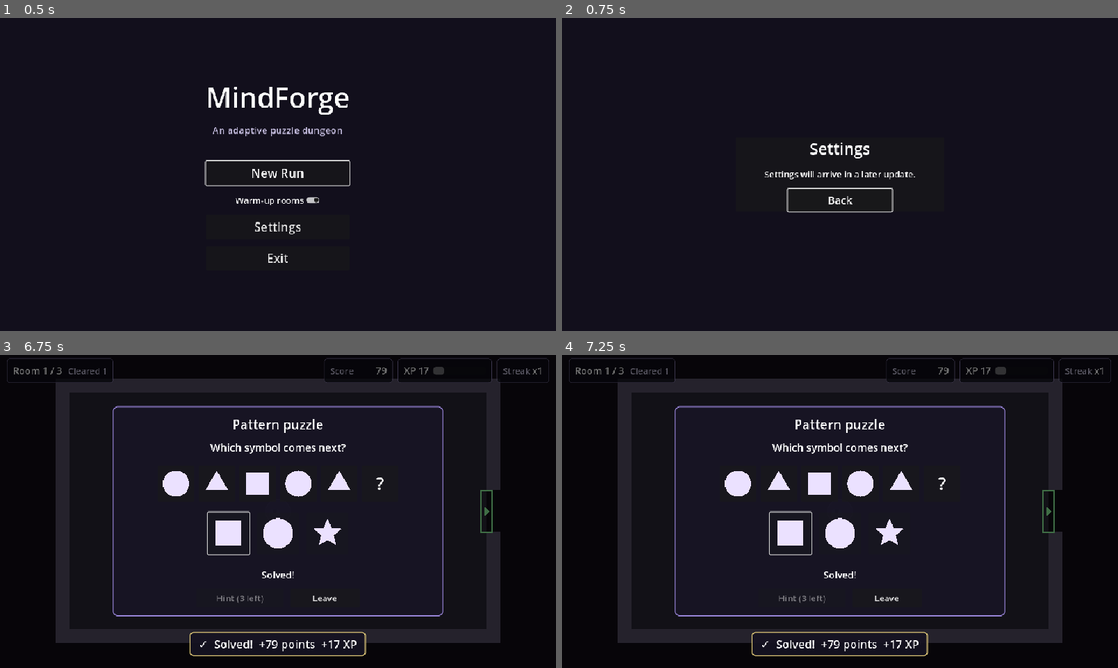
Above: before the commit, frames 1-4 (two rows, left to right).
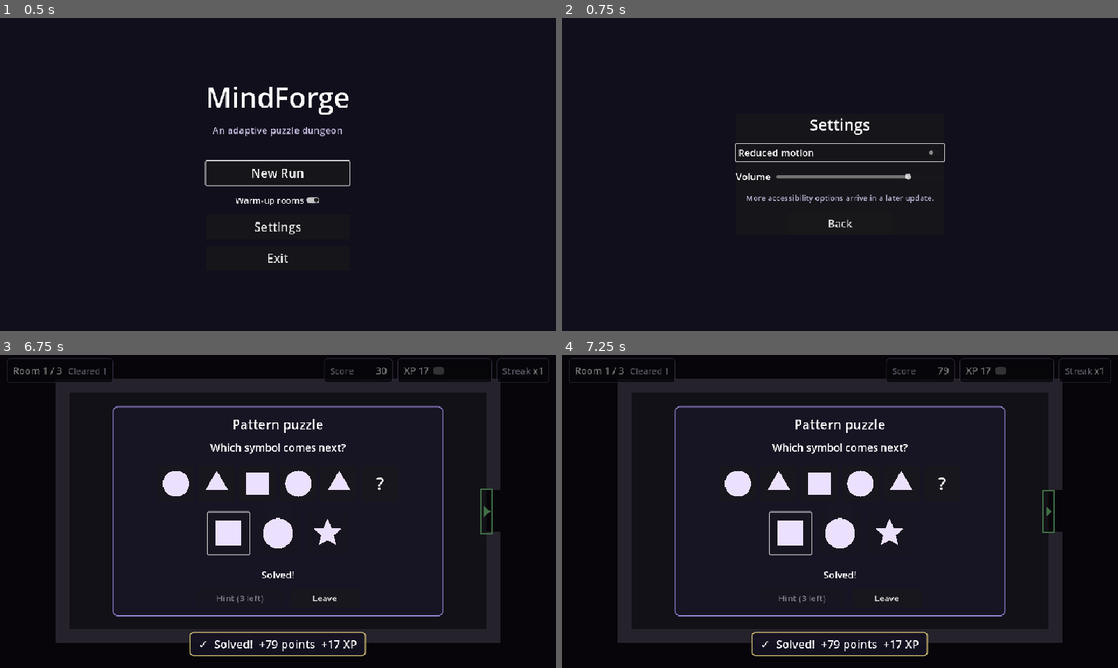
Above: after the commit, the same moments.

Repository: M-Mashreghi/MindForge
Game: Godot game, scene res://game/scenes/main/main.tscn
Same seed, same stepped clock (60 frames per second), same inputs: the game is played once before the commit and once after it.
Inputs (mouse positions are in pixels of both pictures, inside the frame that each line leads up to):
- Up to frame 1 (0.5 s): no input
- Up to frame 2 (0.75 s): click "Settings" at 0.5 s
- Up to frame 3 (6.75 s): click "Back" at 1.25 s; click "New Run" at 2 s; tap Enter at 2.75 s; hold D (move_right) 2.78-3.53 s; hold E (interact) 2.78-3.53 s; hold S (move_down) 3.53-4.28 s; tap E (interact) at 3.6, 5.1 s; hold D (move_right) 4.28-5.03 s; hold E (interact) 4.28-5.03 s; hold W (move_up) 5.03-5.78 s; hold A (move_left) 5.78-6.5 s; hold E (interact) 5.78-6.5 s; click (227, 533) at 6.52 s
- Up to frame 4 (7.25 s): no input

Frame 1 is identical in both runs. In frame 2, 1.8% of the frame differs, in the area x 31-69%, y 32-67%; in frame 3, 0.1%; in frame 4, nothing differs.

Commit message:
task(4.8): add central audio and animation feedback hooks
- Feedback autoload plays sounds for feedback events, transitions,
  doors, UI and score ticks; pulse/count-up animation helpers
- placeholder tones generated in code; no third-party assets
- master volume setting drives the Master bus; reduced motion
  skips animations
- settings panel with reduced motion and volume controls

Co-Authored-By: Claude Opus 5.5 (1M context) <noreply@anthropic.com>

Diff:
--- /dev/null
+++ b/game/autoload/feedback.gd
@@ -0,0 +1,137 @@
+extends Node
+## Central audio/animation feedback hooks.
+##
+## Sounds: every EventBus.feedback_requested kind (and `play()` calls for
+## transitions, doors and UI) maps to a short placeholder tone that is
+## generated in code at startup, so no third-party audio is shipped.
+## Volume follows the player's `master_volume` setting on the Master bus.
+## Animations: `pulse()` and `count_up()` are the only motion helpers; with
+## the `reduced_motion` setting they skip the motion and apply the final
+## state immediately.
+
+const SAMPLE_RATE := 22050
+const SFX_BUS := &"SFX"
+
+## kind -> list of [frequency Hz, duration s] notes played back to back
+## (frequency 0 = short noise burst).
+const SOUND_SPECS := {
+	&"puzzle_success": [[660.0, 0.08], [990.0, 0.14]],
+	&"puzzle_retry": [[440.0, 0.1]],
+	&"puzzle_failure": [[300.0, 0.12], [220.0, 0.2]],
+	&"hint_used": [[880.0, 0.06]],
+	&"room_completed": [[523.0, 0.08], [659.0, 0.08], [784.0, 0.18]],
+	&"room_transition": [[0.0, 0.18]],
+	&"door_open": [[196.0, 0.1], [294.0, 0.12]],
+	&"ui_click": [[1200.0, 0.03]],
+	&"score_tick": [[1500.0, 0.025]],
+}
+
+var sounds: Dictionary = {}
+var last_played: StringName = &""
+var _players: Array[AudioStreamPlayer] = []
+var _next_player := 0
+
+
+func _ready() -> void:
+	process_mode = Node.PROCESS_MODE_ALWAYS
+	_ensure_bus()
+	for kind in SOUND_SPECS:
+		sounds[kind] = _synthesize(SOUND_SPECS[kind])
+	for i in 4:
+		var player := AudioStreamPlayer.new()
+		player.bus = SFX_BUS
+		add_child(player)
+		_players.append(player)
+	EventBus.feedback_requested.connect(func(kind, _data): play(kind))
+	EventBus.profile_changed.connect(func(_id): apply_volume())
+	apply_volume()
+
+
+## Stop playback before the tree goes away so no playback outlives its player.
+func _exit_tree() -> void:
+	for player in _players:
+		player.stop()
+		player.stream = null
+	sounds.clear()
+
+
+## Plays the placeholder sound for `kind`. Returns false for unknown kinds.
+func play(kind: StringName) -> bool:
+	if not sounds.has(kind):
+		return false
+	var player := _players[_next_player]
+	_next_player = (_next_player + 1) % _players.size()
+	player.stream = sounds[kind]
+	player.play()
+	last_played = kind
+	return true
+
+
+## Applies the master volume setting (0..1) to the Master bus; 0 mutes.
+func apply_volume() -> void:
+	var volume := clampf(float(PlayerProfile.setting("master_volume")), 0.0, 1.0)
+	AudioServer.set_bus_mute(0, volume <= 0.001)
+	AudioServer.set_bus_volume_db(0, linear_to_db(maxf(volume, 0.001)))
+
+
+func motion_enabled() -> bool:
+	return not PlayerProfile.reduced_motion()
+
+
+## Small scale pulse on `node` (a Control or Node2D). Returns the tween, or
+## null when reduced motion is on (nothing moves).
+func pulse(node: CanvasItem, strength: float = 0.12) -> Tween:
+	if not motion_enabled() or node == null:
+		return null
+	if node is Control:
+		(node as Control).pivot_offset = (node as Control).size / 2.0
+	var tween := node.create_tween()
+	tween.tween_property(node, "scale", Vector2.ONE * (1.0 + strength), 0.08)
+	tween.tween_property(node, "scale", Vector2.ONE, 0.12)
+	return tween
+
+
+## Counts a label's number from `from` to `to` using `fmt` (e.g. "%d").
+## With reduced motion the final value is shown at once.
+func count_up(label: Label, from: int, to: int, fmt: String = "%d", seconds: float = 0.4) -> Tween:
+	if label == null:
+		return null
+	if not motion_enabled() or from == to:
+		label.text = fmt % to
+		return null
+	var tween := label.create_tween()
+	tween.tween_method(func(v: float): label.text = fmt % roundi(v), float(from), float(to), seconds)
+	return tween
+
+
+func _ensure_bus() -> void:
+	if AudioServer.get_bus_index(SFX_BUS) != -1:
+		return
+	AudioServer.add_bus()
+	var index := AudioServer.bus_count - 1
+	AudioServer.set_bus_name(index, SFX_BUS)
+	AudioServer.set_bus_send(index, &"Master")
+
+
+## Generates a 16-bit mono WAV from note specs: sine tones (or a noise
+## burst for frequency 0) with a short fade in/out to avoid clicks.
+static func _synthesize(notes: Array) -> AudioStreamWAV:
+	var data := PackedByteArray()
+	var noise := RandomNumberGenerator.new()
+	noise.seed = 1
+	for note in notes:
+		var freq: float = note[0]
+		var count := int(SAMPLE_RATE * float(note[1]))
+		for i in count:
+			var t := float(i) / SAMPLE_RATE
+			var env := minf(1.0, minf(i / (SAMPLE_RATE * 0.005), (count - i) / (SAMPLE_RATE * 0.02)))
+			var v := (noise.randf_range(-1.0, 1.0) * 0.5) if freq <= 0.0 else sin(TAU * freq * t)
+			var sample := int(clampf(v * env * 0.35, -1.0, 1.0) * 32767.0)
+			data.append(sample & 0xFF)
+			data.append((sample >> 8) & 0xFF)
+	var wav := AudioStreamWAV.new()
+	wav.format = AudioStreamWAV.FORMAT_16_BITS
+	wav.mix_rate = SAMPLE_RATE
+	wav.stereo = false
+	wav.data = data
+	return wav
--- a/game/scenes/dungeon/dungeon.gd
+++ b/game/scenes/dungeon/dungeon.gd
@@ -77,6 +77,7 @@
 
 
 func _run_transition(index: int, arrive_at_exit: bool) -> void:
+	Feedback.play(&"room_transition")
 	await _fade_to(1.0)
 	_show_room(index, arrive_at_exit)
 	await _fade_to(0.0)
--- a/game/scenes/rooms/dungeon_room.gd
+++ b/game/scenes/rooms/dungeon_room.gd
@@ -50,6 +50,7 @@
 	is_solved = true
 	_refresh_door_states()
 	solved.emit()
+	Feedback.pulse(exit_door)
 
 
 ## Exit stays locked until success; the entry is open only for retreat rooms.
--- a/game/scenes/ui/hud.gd
+++ b/game/scenes/ui/hud.gd
@@ -15,11 +15,27 @@
 	refresh()
 
 
+var _shown_score: int = 0
+var _shown_streak: int = 0
+
+
 func refresh() -> void:
-	var text := format_values(GameState.snapshot())
+	var state := GameState.snapshot()
+	var text := format_values(state)
 	_room_label.text = text["room"]
 	_cleared_label.text = text["cleared"]
-	_score_label.text = text["score"]
+	var new_score := maxi(0, int(state.get("score", 0)))
+	if new_score > _shown_score:
+		# Score gains count up (instant with reduced motion).
+		Feedback.count_up(_score_label, _shown_score, new_score)
+		Feedback.play(&"score_tick")
+	else:
+		_score_label.text = text["score"]
+	_shown_score = new_score
+	var new_streak := maxi(0, int(state.get("streak", 0)))
+	if new_streak > _shown_streak:
+		Feedback.pulse(_streak_label.get_parent())
+	_shown_streak = new_streak
 	_xp_label.text = text["xp"]
 	_xp_bar.value = text["xp_progress"]
 	_streak_label.text = text["streak"]
--- a/game/scenes/ui/main_menu.gd
+++ b/game/scenes/ui/main_menu.gd
@@ -9,6 +9,8 @@
 @onready var _settings_panel: Control = %SettingsPanel
 @onready var _settings_back_button: Button = %SettingsBackButton
 @onready var _warmup_toggle: CheckButton = %WarmupToggle
+@onready var _reduced_motion_toggle: CheckButton = %ReducedMotionToggle
+@onready var _volume_slider: HSlider = %VolumeSlider
 
 var _starting := false
 
@@ -20,6 +22,10 @@
 	_settings_back_button.pressed.connect(_on_settings_back_pressed)
 	_settings_panel.visible = false
 	_warmup_toggle.button_pressed = GameState.warmup_enabled
+	_reduced_motion_toggle.button_pressed = PlayerProfile.reduced_motion()
+	_volume_slider.value = float(PlayerProfile.setting("master_volume"))
+	_reduced_motion_toggle.toggled.connect(func(on): PlayerProfile.set_setting("reduced_motion", on))
+	_volume_slider.value_changed.connect(_on_volume_changed)
 	_new_run_button.grab_focus()
 
 
@@ -38,10 +44,15 @@
 	GameState.begin_new_run(GameState.make_run_seed(), _warmup_toggle.button_pressed)
 
 
+func _on_volume_changed(value: float) -> void:
+	PlayerProfile.set_setting("master_volume", value)
+	Feedback.play(&"ui_click")
+
+
 func _on_settings_pressed() -> void:
 	_menu.visible = false
 	_settings_panel.visible = true
-	_settings_back_button.grab_focus()
+	_reduced_motion_toggle.grab_focus()
 
 
 func _on_settings_back_pressed() -> void:
--- a/game/scenes/ui/main_menu.tscn
+++ b/game/scenes/ui/main_menu.tscn
@@ -97,10 +97,36 @@
 text = "Settings"
 horizontal_alignment = 1
 
+[node name="ReducedMotionToggle" type="CheckButton" parent="Center/SettingsPanel/Content"]
+unique_name_in_owner = true
+layout_mode = 2
+theme_override_font_sizes/font_size = 22
+text = "Reduced motion"
+
+[node name="VolumeRow" type="HBoxContainer" parent="Center/SettingsPanel/Content"]
+layout_mode = 2
+theme_override_constants/separation = 12
+
+[node name="VolumeLabel" type="Label" parent="Center/SettingsPanel/Content/VolumeRow"]
+layout_mode = 2
+theme_override_font_sizes/font_size = 22
+text = "Volume"
+
+[node name="VolumeSlider" type="HSlider" parent="Center/SettingsPanel/Content/VolumeRow"]
+unique_name_in_owner = true
+custom_minimum_size = Vector2(240, 32)
+layout_mode = 2
+size_flags_horizontal = 3
+size_flags_vertical = 4
+max_value = 1.0
+step = 0.05
+value = 0.8
+
 [node name="Placeholder" type="Label" parent="Center/SettingsPanel/Content"]
 layout_mode = 2
-theme_override_font_sizes/font_size = 20
-text = "Settings will arrive in a later update."
+theme_override_colors/font_color = Color(0.75, 0.72, 0.85, 1)
+theme_override_font_sizes/font_size = 18
+text = "More accessibility options arrive in a later update."
 horizontal_alignment = 1
 autowrap_mode = 3
 
--- a/project.godot
+++ b/project.godot
@@ -22,6 +22,7 @@
 GameState="*res://game/autoload/game_state.gd"
 PlayerProfile="*res://game/autoload/player_profile.gd"
 SaveManager="*res://game/autoload/save_manager.gd"
+Feedback="*res://game/autoload/feedback.gd"
 
 [display]
 
--- /dev/null
+++ b/tests/integration/test_feedback_hooks.gd
@@ -0,0 +1,60 @@
+extends "res://tests/test_case.gd"
+
+const HUD_SCENE := preload("res://game/scenes/ui/hud.tscn")
+
+var fb: Node
+var profile: Node
+
+
+func before_each() -> void:
+	fb = tree.root.get_node("Feedback")
+	profile = tree.root.get_node("PlayerProfile")
+
+
+func test_every_feedback_kind_has_a_generated_sound() -> void:
+	for kind in [&"puzzle_success", &"puzzle_retry", &"puzzle_failure", &"hint_used", &"room_completed",
+			&"room_transition", &"door_open", &"ui_click", &"score_tick"]:
+		check(fb.sounds.has(kind), "sound for %s" % kind)
+		var wav: AudioStreamWAV = fb.sounds.get(kind)
+		check(wav != null and wav.data.size() > 0, "%s generated in code" % kind)
+	check(not fb.play(&"nonexistent"), "unknown kind ignored")
+
+
+func test_event_bus_feedback_plays_sound() -> void:
+	tree.root.get_node("EventBus").feedback_requested.emit(&"room_completed", {})
+	check_eq(fb.last_played, &"room_completed", "hooked to EventBus")
+
+
+func test_master_volume_controls_master_bus() -> void:
+	profile.set_setting("master_volume", 0.5)
+	check(is_equal_approx(AudioServer.get_bus_volume_db(0), linear_to_db(0.5)), "volume applied")
+	check(not AudioServer.is_bus_mute(0), "not muted")
+	profile.set_setting("master_volume", 0.0)
+	check(AudioServer.is_bus_mute(0), "zero volume mutes")
+	profile.set_setting("master_volume", 0.8)
+	check(AudioServer.get_bus_index(&"SFX") != -1, "SFX bus exists")
+
+
+func test_reduced_motion_skips_animation() -> void:
+	var label := Label.new()
+	await add_to_root(label)
+	profile.set_setting("reduced_motion", true)
+	check(fb.pulse(label) == null, "no pulse with reduced motion")
+	check(fb.count_up(label, 0, 250) == null, "no count-up tween")
+	check_eq(label.text, "250", "final value shown at once")
+	profile.set_setting("reduced_motion", false)
+	check(fb.pulse(label) != null, "pulse with motion on")
+	check(fb.count_up(label, 0, 300) != null, "count-up with motion on")
+
+
+func test_hud_counts_score_up_to_the_final_value() -> void:
+	profile.set_setting("reduced_motion", false)
+	var hud: CanvasLayer = await add_to_root(HUD_SCENE.instantiate())
+	var gs: Node = tree.root.get_node("GameState")
+	gs.start_run(1)
+	gs.score = 120
+	tree.root.get_node("EventBus").run_state_changed.emit()
+	var label := hud.find_child("ScoreValue") as Label
+	check(label.text != "120", "animating, not final yet")
+	await tree.create_timer(0.7).timeout
+	check_eq(label.text, "120", "ends at the final score")
--- a/tests/integration/test_hud.gd
+++ b/tests/integration/test_hud.gd
@@ -35,6 +35,8 @@
 
 
 func test_hud_reads_game_state_changes() -> void:
+	# Reduced motion shows final values at once (no count-up animation).
+	tree.root.get_node("PlayerProfile").set_setting("reduced_motion", true)
 	var hud: CanvasLayer = await add_to_root(HUD_SCENE.instantiate())
 	gs.start_run(1, 3)
 	gs.enter_room(&"a", 1)
--- a/tests/integration/test_main_menu.gd
+++ b/tests/integration/test_main_menu.gd
@@ -23,7 +23,7 @@
 	(menu.find_child("SettingsButton") as Button).pressed.emit()
 	await tree.process_frame
 	check((menu.find_child("SettingsPanel") as Control).visible, "settings panel shown")
-	check_eq(menu.get_viewport().gui_get_focus_owner().name, &"SettingsBackButton", "Back focused")
+	check_eq(menu.get_viewport().gui_get_focus_owner().name, &"ReducedMotionToggle", "first setting focused")
 	(menu.find_child("SettingsBackButton") as Button).pressed.emit()
 	await tree.process_frame
 	check((menu.find_child("Menu") as Control).visible, "menu shown again")
--- a/tests/run_tests.gd
+++ b/tests/run_tests.gd
@@ -5,7 +5,7 @@
 ## with code 1 if any test fails.
 
 const TEST_DIRS := ["res://tests/unit", "res://tests/integration"]
-const AUTOLOADS := ["EventBus", "GameState", "PlayerProfile", "SaveManager"]
+const AUTOLOADS := ["EventBus", "GameState", "PlayerProfile", "SaveManager", "Feedback"]
 
 
 func _initialize() -> void:
@@ -36,6 +36,11 @@
 					for message in test.failures:
 						printerr("FAIL %s::%s: %s" % [file, method_name, message])
 	print("tests: %d passed, %d failed" % [passed, failed])
+	# Let audio playbacks started by tests finish releasing before exit.
+	if root.has_node("Feedback"):
+		root.get_node("Feedback")._exit_tree()
+	for i in 3:
+		await process_frame
 	quit(1 if failed > 0 else 0)
 
 
Not shown, added: game/autoload/feedback.gd.uid
Not shown, added: tests/integration/test_feedback_hooks.gd.uid
Not shown, changed: README.md
Not shown, changed: docs/PROJECT_PHASES_AND_TASKS.md
Not shown, changed: docs/TASKS.md
